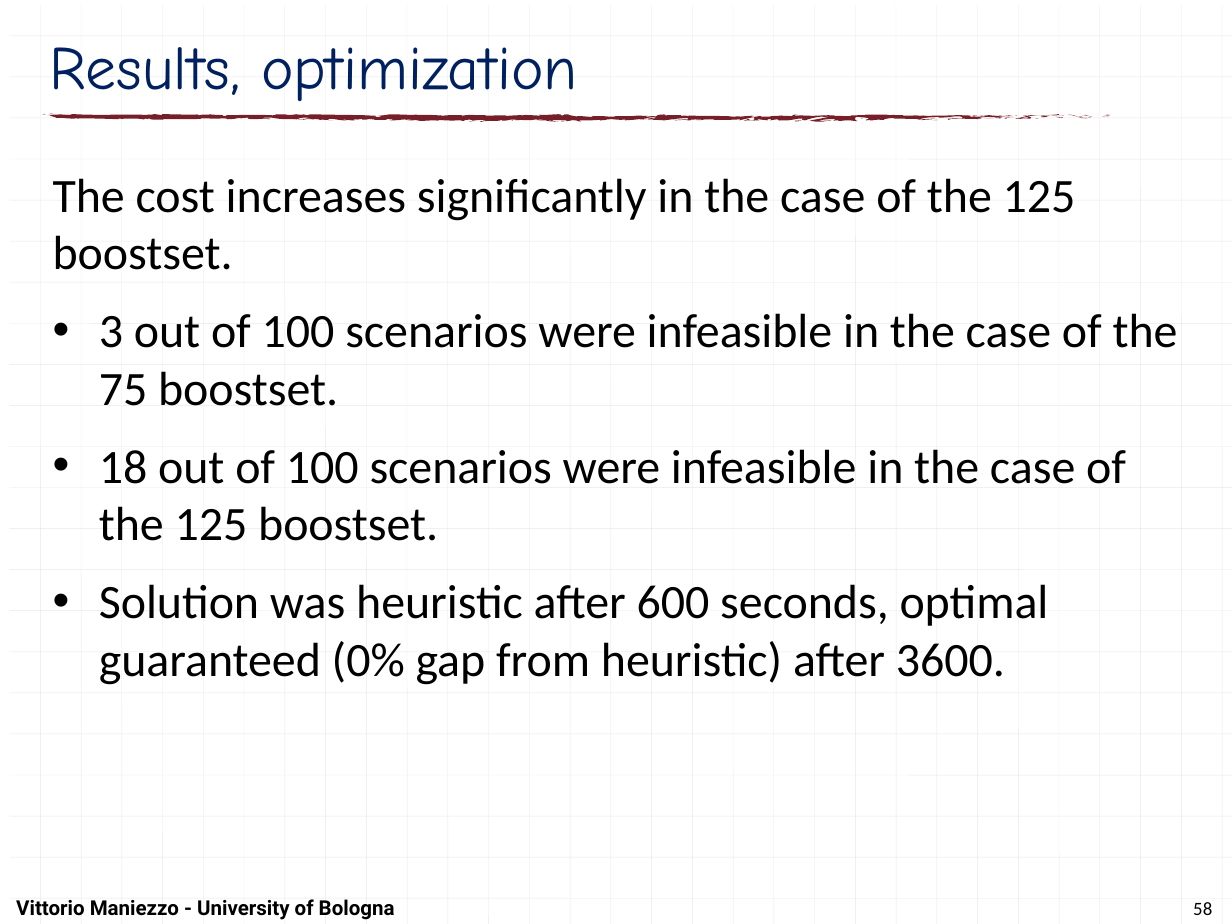
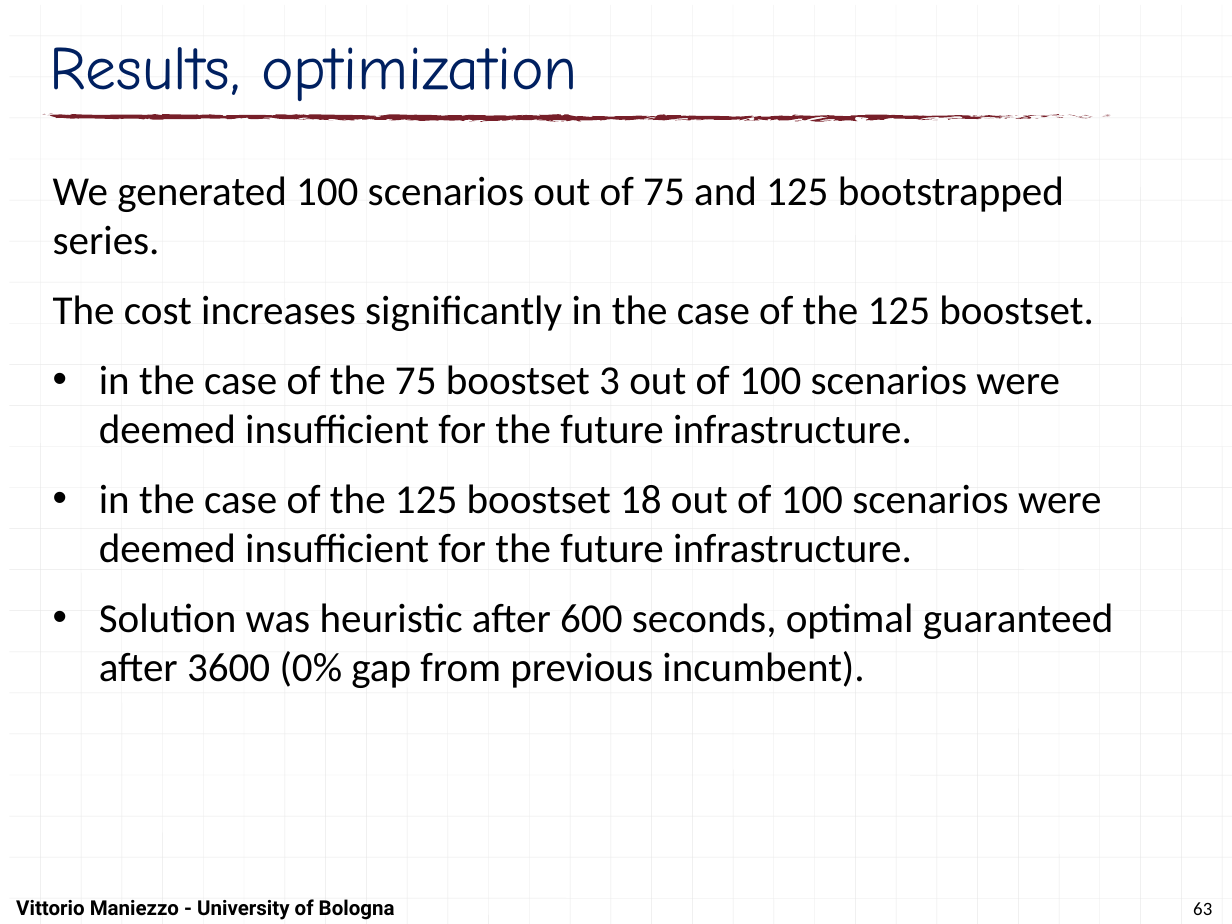
Before and after one commit to maniezzo/GDOforecast, a slide deck: slide 63 of doc/Schedulingseminar/schedulingSeminarXdock.pptx (slide 58 before the commit). Drawn at 1232x924 pixels with LibreOffice and Linux fonts; fonts in the diff are those of the drawing. Boxes give left, top, right and bottom in pixels: in the first picture for what was removed or moved away, otherwise in the second. Text is boxed around its words. In the diff, an @@ line names an element or a change of style, - is before the commit and + after.

```diff
--- a/doc/Schedulingseminar/schedulingSeminarXdock.pptx
+++ b/doc/Schedulingseminar/schedulingSeminarXdock.pptx
@@ text at [53, 176, 1064, 255]: paragraph added @@
+We generated 100 scenarios out of 75 and 125 bootstrapped series.
@@ text at [53, 295, 1094, 331]: size 28 to 24 pt in "The cost increases significantly in the case ..." @@
@@ text at [99, 365, 1114, 688]: text changed; size 28 to 24 pt @@
-• 3 out of 100 scenarios were infeasible in the case of the 75 boostset.
-• 18 out of 100 scenarios were infeasible in the case of the 125 boostset.
-• Solution was heuristic after 600 seconds, optimal guaranteed (0% gap from heuristic) after 3600.
+• in the case of the 75 boostset 3 out of 100 scenarios were deemed insufficient for the future infrastructure.
+• in the case of the 125 boostset 18 out of 100 scenarios were deemed insufficient for the future infrastructure.
+• Solution was heuristic after 600 seconds, optimal guaranteed after 3600 (0% gap from previous incumbent).
@@ page number at [1193, 902, 1212, 915]: text changed @@
-58
+63
```
Also in this commit, not shown: 26 other slides changed, 5 slides added, 1 other file.
